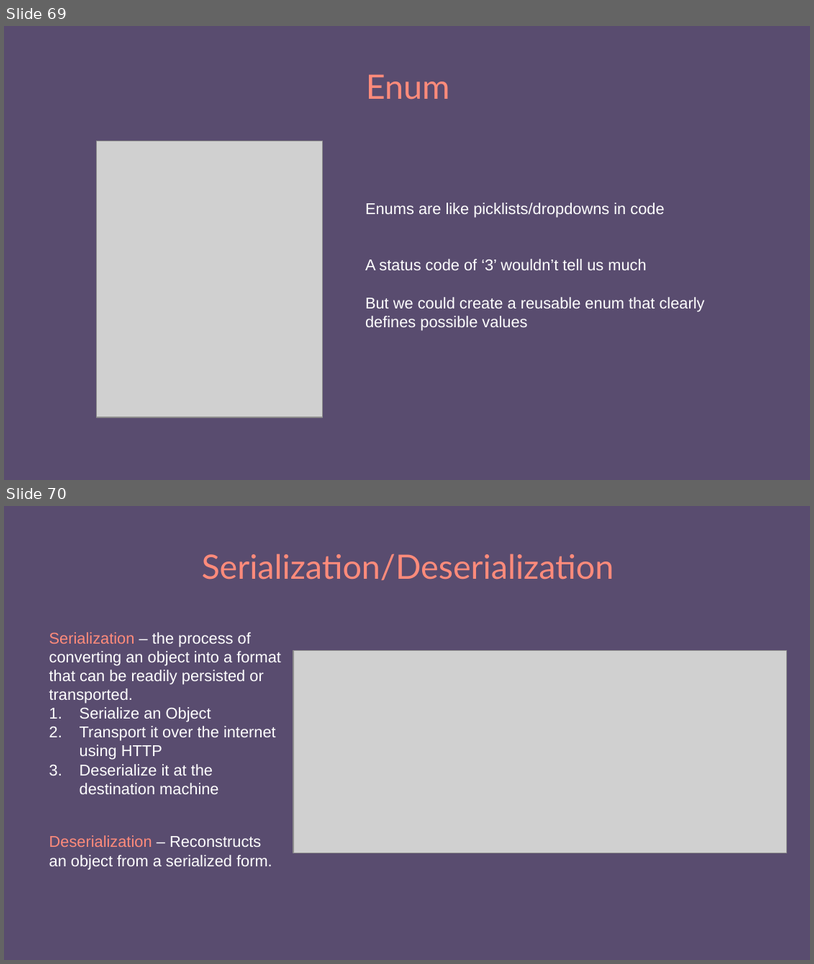
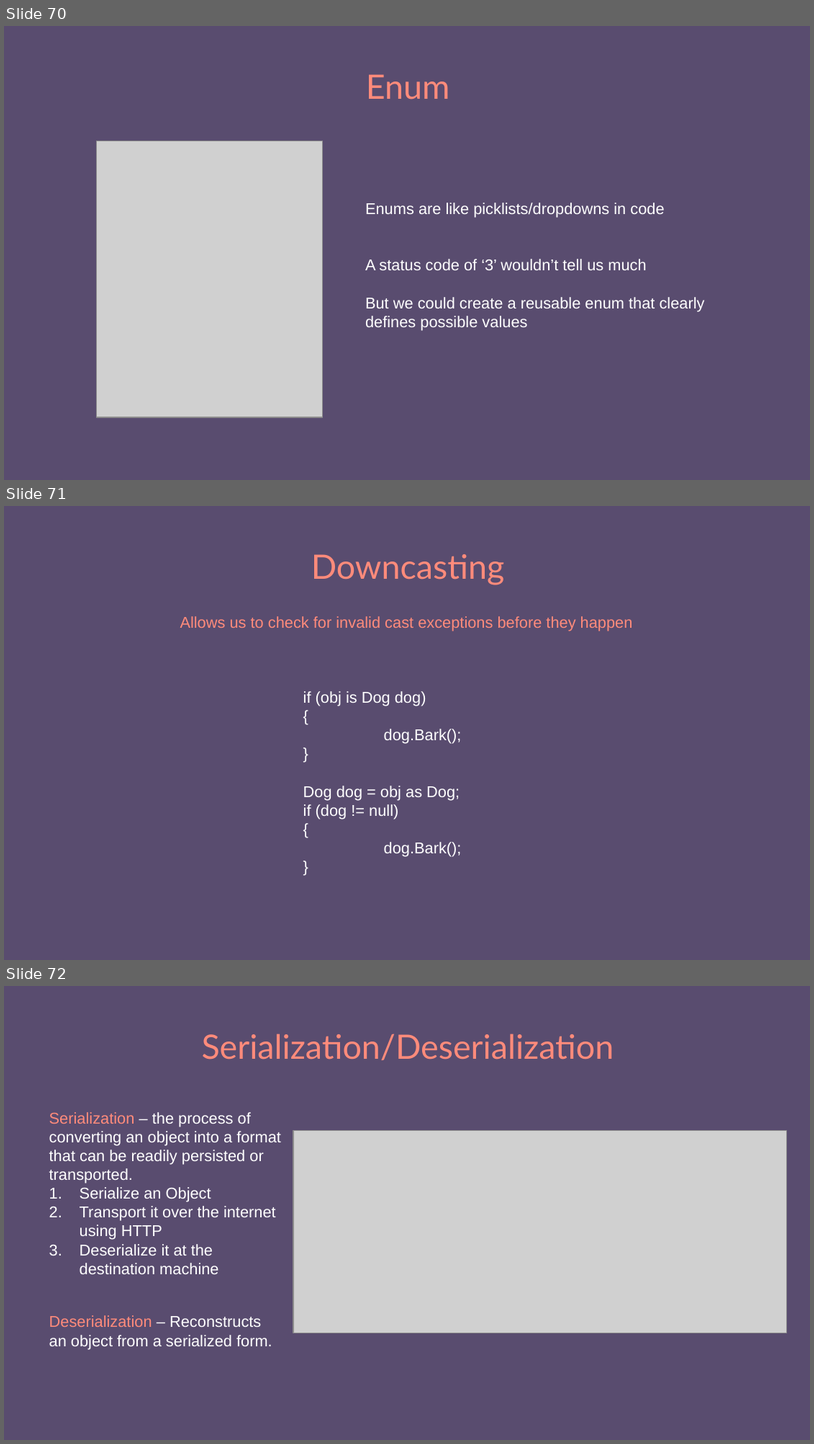
Before and after one commit to e-m-wilson/dotnet, a slide deck: Resources-Notes-Ppts/C#/001-dot-net-foundations.pptx. Shown one above the other, each under a label of ours: slides 69 and 70 before the commit, slides 70, 71 and 72 after it. The pictures are 814x964 and 814x1444 pixels, drawn with LibreOffice and Linux fonts; fonts in the diff are those of the drawing; grey boxes stand for pictures. Boxes give left, top, right and bottom in pixels: in the first picture for what was removed or moved away, otherwise in the second. Text is boxed around its words. In the diff, an @@ line names an element or a change of style, - is before the commit and + after.

```diff
--- a/Resources-Notes-Ppts/C#/001-dot-net-foundations.pptx
+++ b/Resources-Notes-Ppts/C#/001-dot-net-foundations.pptx
@@ slide 71 added at (4,506,810,960), background #594C6F @@
@@ title added at (311,554,504,585), 30 pt, text #FF8B7B @@
+Downcasting
@@ text added at (180,616,633,631), 14 pt, text #FF8B7B @@
+Allows us to check for invalid cast exceptions before they happen
@@ text added at (304,691,462,857), 14 pt, text #FFFFFF @@
+if (obj is Dog dog)
+{
+dog.Bark();
+}
+Dog dog = obj as Dog;
+if (dog != null)
+{
+dog.Bark();
+}
@@ what was slide 69 is now slide 70 @@
@@ what was slide 70 is now slide 72 @@
```
Also in this commit, not shown: 4 other slides added, 1 other file.
